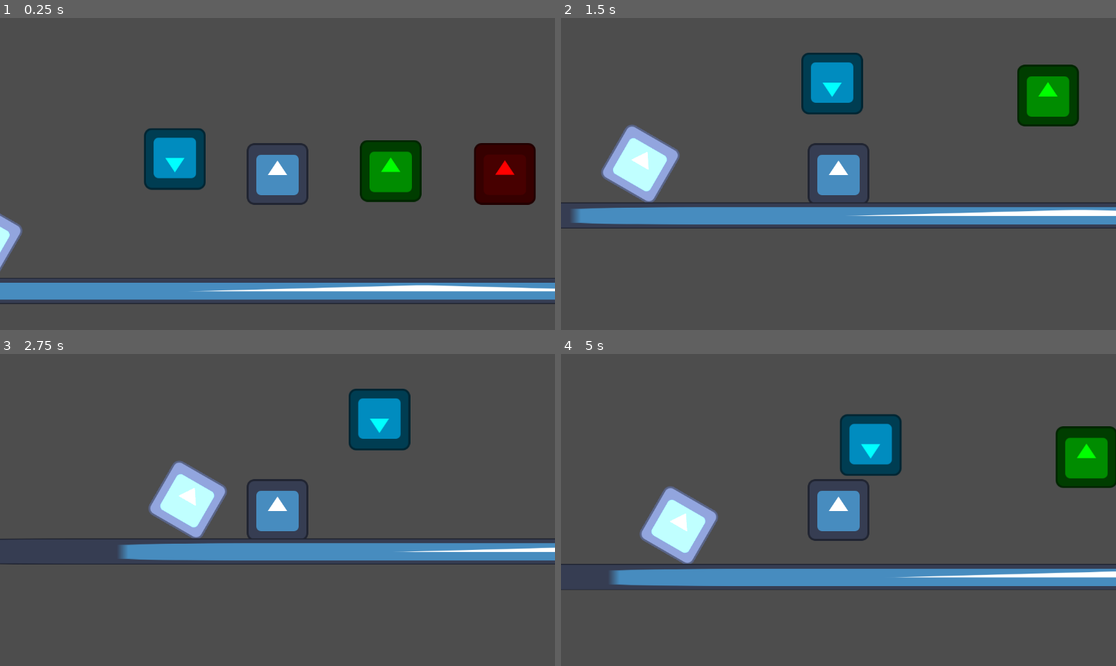
Above: before the commit, frames 1-4 (two rows, left to right).
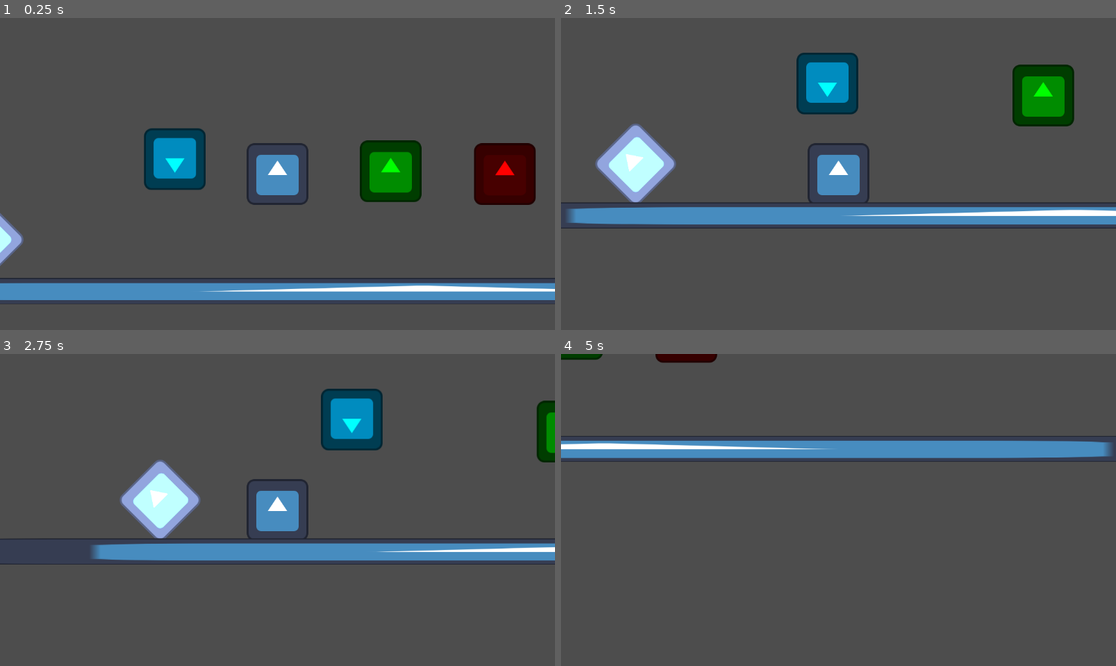
Above: after the commit, the same moments.

Repository: TrollFer/Pan
Game: Godot game, scene res://Escenas/escena_principal.tscn
Two runs of this game, one before a commit and one after it. Both use one fixed random seed, a clock stepped at 60 frames per second and the inputs below. The engine's default icon, where the game draws it, is replaced by a stand-in: a white triangle on a blue panel in a dark square.
Inputs:
- Up to frame 1 (0.25 s): no input
- Up to frame 2 (1.5 s): hold A (mi) 0.53-1.28 s; tap Space (saltar) at 0.77 s; tap D (md) at 1.35 s
- Up to frame 3 (2.75 s): tap Space (saltar) at 1.52 s; tap A (mi) at 1.55 s; hold A (mi) from 2.03 s (still down)
- Up to frame 4 (5 s): release A (mi) at 2.78 s; tap A (mi) at 2.85, 3.8, 4.35 s; tap Space (saltar) at 3.02, 3.77, 4.52 s; hold D (md) 3.53-4.28 s

The runs differ from the first frame. In frame 1, 1.4% of the frame differs, in the area x 0-100%, y 35-92%; in frame 2, 2.7%; in frame 3, 6.7%; in frame 4, 19%, in the area x 0-100%, y 0-76%.

Commit message:
Dia 3.1
He arreglado el movimiento

Diff:
--- a/Clases/Fuelle.gd
+++ b/Clases/Fuelle.gd
@@ -6,4 +6,5 @@
 
 func ventilar(personaje: Node2D):
 	if personaje.recurso_estado.nombre == 'harina':
-			personaje.velocidad_externa = -potencia*transform.y
+			personaje.velocidad_externa -= potencia*transform.y
+			print(-potencia*transform.y)
--- a/Clases/Pancracio.gd
+++ b/Clases/Pancracio.gd
@@ -1,5 +1,29 @@
 extends CharacterBody2D
 class_name Pancracio
 
+var velocidad_externa = Vector2(0,0) #Proviene de fuentes externas
+var velocidad_interna = Vector2(0,0) #Proviene de fuentes internas(inputs)
+var P
 
 @export var recurso_estado : Recurso_estado #El recurso estado lo utlizamos sobre todo para poder alternar las animaciones de los tres estado que tiene pancracio(harina, masa, pan)
+
+func calcular_velocidad():
+
+	if not is_on_floor():
+		P = recurso_estado.masa*Global.gravedad
+		velocidad_externa.y += P
+	else:
+		velocidad_externa.y = 0
+
+	if velocidad_externa.length() < 1:
+		velocidad_externa = Vector2(0,0)
+	if velocidad_interna.length() < 10:
+		velocidad_interna = Vector2(0,0)
+	if velocidad_interna.x*velocidad_externa.x < 0: #Para veitar movimientos raros cuando se impulsa
+		velocidad_externa.x *= 0.95
+
+	if is_on_floor():
+		velocidad_externa.x *= 0.8
+	velocidad_externa *= 0.99
+	velocidad_interna *= 0.95
+	velocity = velocidad_externa+velocidad_interna
--- a/Escenas/escena_principal.tscn
+++ b/Escenas/escena_principal.tscn
@@ -14,8 +14,8 @@
 
 [node name="Fuelle" parent="." instance=ExtResource("1_kbm13")]
 position = Vector2(-823, 90)
-rotation = 0.5235988
-potencia = 800
+rotation = -0.7853982
+potencia = 1000
 
 [node name="Pancracio" parent="." instance=ExtResource("1_wmjee")]
 position = Vector2(-212, -60)
--- a/Escenas/fuelle.tscn
+++ b/Escenas/fuelle.tscn
@@ -19,7 +19,7 @@
 
 [node name="Fuelle" type="CharacterBody2D"]
 script = ExtResource("1_33xtu")
-potencia = 500
+potencia = 600
 metadata/_custom_type_script = "uid://da8g75iasogaw"
 
 [node name="Zona_empuje" type="Area2D" parent="."]
--- a/Scripts/movimiento.gd
+++ b/Scripts/movimiento.gd
@@ -11,4 +11,4 @@
 
 func procesamiento():
 	dir = Input.get_axis('mi', 'md')
-	personaje.velocidad_externa.x = personaje.recurso_estado.velocidad*dir
+	personaje.velocidad_interna.x = personaje.recurso_estado.velocidad*dir
--- a/Scripts/pancracio.gd
+++ b/Scripts/pancracio.gd
@@ -1,25 +1,13 @@
 extends Pancracio
 
 @export var sprite : AnimatedSprite2D
-var P
-
-var velocidad_externa = Vector2(0,0) #Proviene de fuentes externas
-var velocidad_interna = Vector2(0,0) #Proviene de fuentes internas(inputs)
-var velocidad_gravedad = Vector2(0,0)
 
 func _enter_tree() -> void:
 	Global.pancracio = self
 
 func _physics_process(delta: float) -> void:
-	if not is_on_floor():
-		P = recurso_estado.masa*Global.gravedad
-		velocidad_gravedad.y += P
-	else:
-		velocidad_gravedad = Vector2(0,0)
-
-	velocidad_externa *= 0.999
-	velocidad_interna *= 0.93
-	velocity = velocidad_externa+velocidad_interna+velocidad_gravedad
+	calcular_velocidad()
+	velocity = velocidad_externa+velocidad_interna
 	move_and_slide()
 
 func activar_transformacion(nuevo_estado: String):
--- a/Scripts/salto.gd
+++ b/Scripts/salto.gd
@@ -1,6 +1,6 @@
 extends Estado
 
-var potencia = 500
+var potencia = 700
 
 func _physics_process(delta: float) -> void: #No uso procesamiento para que no cancele otros estados
 	if Input.is_action_just_pressed('saltar') and personaje.is_on_floor():
--- a/fuelle.gd
+++ b/fuelle.gd
@@ -3,4 +3,5 @@
 
 func _on_zona_empuje_body_entered(body: Node2D) -> void:
 	if body is Pancracio:
+
 		ventilar(body)
